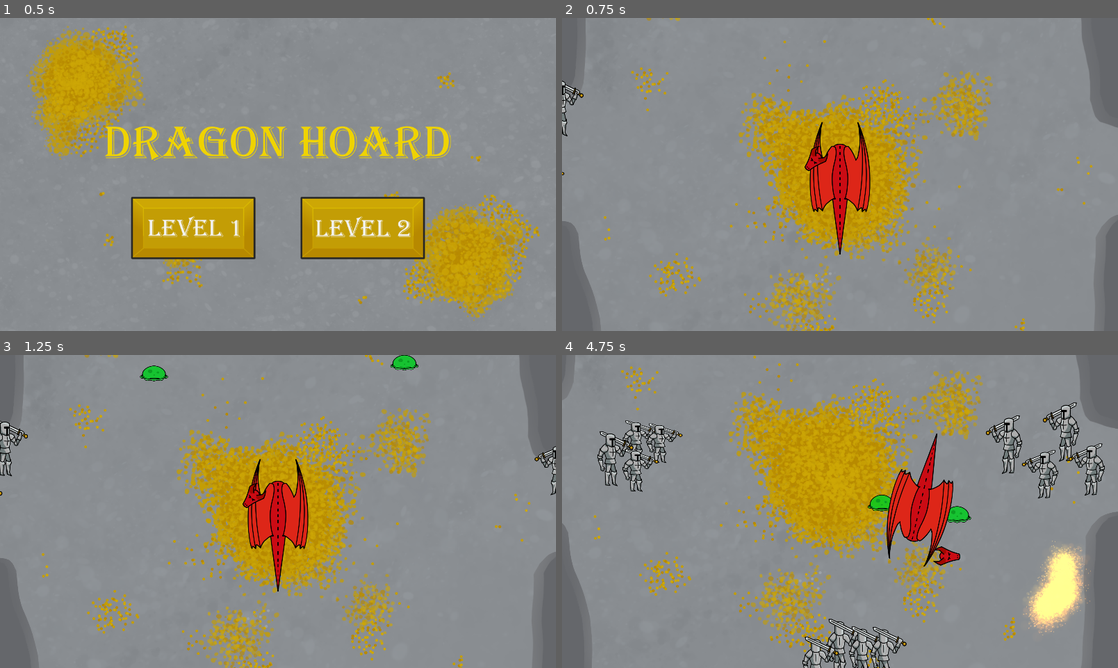
Above: before the commit, frames 1-4 (two rows, left to right).
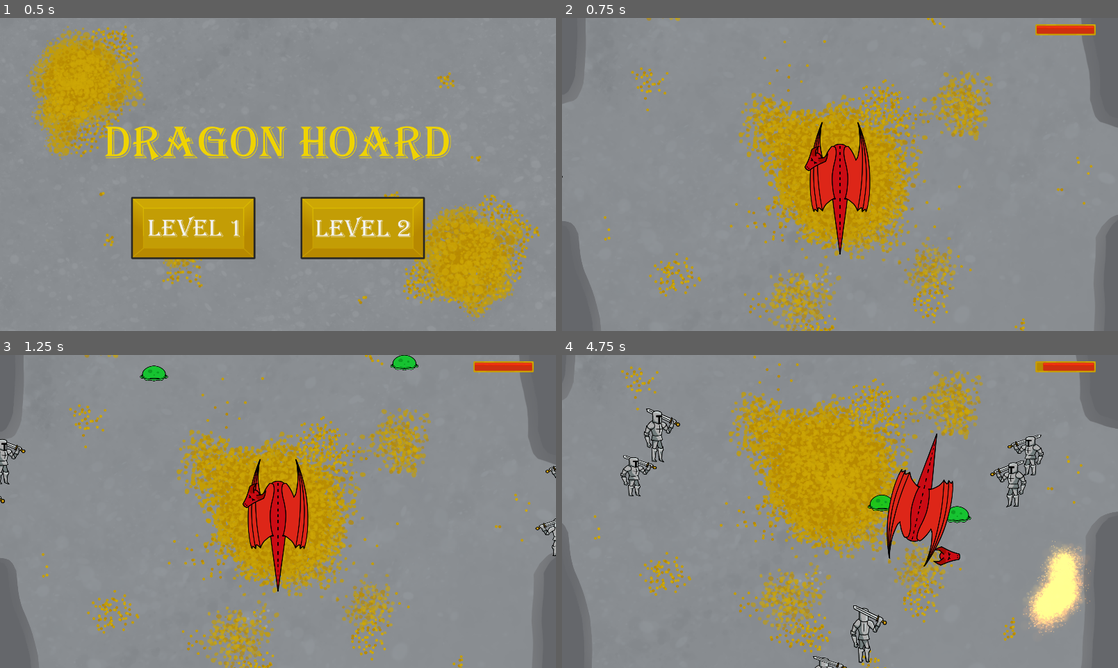
Above: after the commit, the same moments.

Repository: GiantBlargg/DragonHoard
Game: Godot game, scene res://Menu/Menu.tscn
Two runs of this game, one before a commit and one after it. Both use one fixed random seed, a clock stepped at 60 frames per second and the inputs below.
Inputs (mouse positions are in pixels of both pictures, inside the frame that each line leads up to):
- Up to frame 1 (0.5 s): no input
- Up to frame 2 (0.75 s): click (756, 227) at 0.5 s
- Up to frame 3 (1.25 s): no input
- Up to frame 4 (4.75 s): move the mouse to (962, 495) at 1.27 s; hold D (Right) 1.28-2.03 s; click (962, 495) at 1.35 s; move the mouse to (728, 527) at 2.02 s; hold G (Back) 2.03-2.78 s; tap E (Swipe) at 2.1, 3.6 s; move the mouse to (895, 442) at 2.77 s; hold D (Right) 2.78-3.53 s; click (895, 442) at 2.85 s; move the mouse to (812, 574) at 3.52 s; hold T (Forward) 3.53-4.28 s; move the mouse to (1006, 558) at 4.27 s; hold A (Left) from 4.28 s (still down); click (1006, 558) at 4.35 s

Frame 1 is identical in both runs. In frame 2, 0.6% of the frame differs, in the area x 0-96%, y 2-52%; in frame 3, 1.2%; in frame 4, 6.1%, in the area x 6-98%, y 2-100%.

Commit message:
Final Ver

Diff:
--- a/Dragon/DragonBody.gd
+++ b/Dragon/DragonBody.gd
@@ -3,13 +3,20 @@
 @export var speed: float = 500
 @export var turn_speed:float = PI
 @export_range(0, 180, 0.1, "radians") var forward_limit: float = PI/4
-@export var health = 100
+@export var max_health = 100
+var health
 
-signal health_changed(amount:float)
+signal health_changed(amount:float,max:float)
+signal die()
+
+func _ready():
+	health=max_health
 
 func hurt(damage):
 	health -= damage
-	health_changed.emit(health)
+	health_changed.emit(health,max_health)
+	if health <= 0:
+		die.emit()
 
 func _physics_process(delta):
 
--- a/Dragon/DragonBody.tscn
+++ b/Dragon/DragonBody.tscn
@@ -1,12 +1,76 @@
-[gd_scene load_steps=6 format=3 uid="uid://df47tasppgtwm"]
+[gd_scene load_steps=13 format=3 uid="uid://df47tasppgtwm"]
 
 [ext_resource type="Script" path="res://Dragon/DragonBody.gd" id="1_fchby"]
 [ext_resource type="Texture2D" uid="uid://gn3hb46ba70o" path="res://Dragon/dragonParts.png" id="2_vgwjv"]
 [ext_resource type="PackedScene" uid="uid://dgi8kqqh3ldie" path="res://Dragon/DragonHead.tscn" id="3_ph38i"]
 [ext_resource type="PackedScene" uid="uid://did0on5ytd3pj" path="res://Dragon/DragonArm.tscn" id="4_ms3j4"]
+[ext_resource type="Texture2D" uid="uid://bxjy13cuqx20l" path="res://Menu/GameOver.png" id="5_wujav"]
+[ext_resource type="Texture2D" uid="uid://3k04s3ilu777" path="res://Dragon/Healthbar.png" id="6_rr5sj"]
+[ext_resource type="Script" path="res://Dragon/HealthBar.gd" id="6_ytp4s"]
+[ext_resource type="Texture2D" uid="uid://bdep42b2dt8kr" path="res://Dragon/Health.png" id="7_xss0j"]
 
 [sub_resource type="CircleShape2D" id="CircleShape2D_mi6pf"]
 radius = 117.273
+
+[sub_resource type="Animation" id="Animation_g6mds"]
+length = 0.001
+tracks/0/type = "value"
+tracks/0/imported = false
+tracks/0/enabled = true
+tracks/0/path = NodePath("Health:position")
+tracks/0/interp = 1
+tracks/0/loop_wrap = true
+tracks/0/keys = {
+"times": PackedFloat32Array(0),
+"transitions": PackedFloat32Array(1),
+"update": 0,
+"values": [Vector2(0, 0)]
+}
+tracks/1/type = "value"
+tracks/1/imported = false
+tracks/1/enabled = true
+tracks/1/path = NodePath("Health:scale")
+tracks/1/interp = 1
+tracks/1/loop_wrap = true
+tracks/1/keys = {
+"times": PackedFloat32Array(0),
+"transitions": PackedFloat32Array(1),
+"update": 0,
+"values": [Vector2(1, 1)]
+}
+
+[sub_resource type="Animation" id="Animation_2qjvs"]
+resource_name = "health"
+tracks/0/type = "value"
+tracks/0/imported = false
+tracks/0/enabled = true
+tracks/0/path = NodePath("Health:position")
+tracks/0/interp = 1
+tracks/0/loop_wrap = true
+tracks/0/keys = {
+"times": PackedFloat32Array(0, 1),
+"transitions": PackedFloat32Array(1, 1),
+"update": 0,
+"values": [Vector2(0, 0), Vector2(110, 0)]
+}
+tracks/1/type = "value"
+tracks/1/imported = false
+tracks/1/enabled = true
+tracks/1/path = NodePath("Health:scale")
+tracks/1/interp = 1
+tracks/1/loop_wrap = true
+tracks/1/keys = {
+"times": PackedFloat32Array(0, 1),
+"transitions": PackedFloat32Array(1, 1),
+"update": 0,
+"values": [Vector2(1, 1), Vector2(1.99298e-05, 1)]
+}
+
+[sub_resource type="AnimationLibrary" id="AnimationLibrary_w3ud8"]
+_data = {
+"RESET": SubResource("Animation_g6mds"),
+"health": SubResource("Animation_2qjvs")
+}
 
 [node name="DragonBody" type="CharacterBody2D" groups=["Dragon"]]
 z_index = 5
@@ -31,3 +95,42 @@
 
 [node name="DragonHead" parent="." instance=ExtResource("3_ph38i")]
 position = Vector2(3, -170)
+
+[node name="UI" type="CanvasLayer" parent="."]
+
+[node name="Control" type="Control" parent="UI"]
+layout_mode = 3
+anchors_preset = 8
+anchor_left = 0.5
+anchor_top = 0.5
+anchor_right = 0.5
+anchor_bottom = 0.5
+grow_horizontal = 2
+grow_vertical = 2
+
+[node name="GameOver" type="Sprite2D" parent="UI/Control"]
+visible = false
+z_index = 15
+z_as_relative = false
+scale = Vector2(1.667, 1.667)
+texture = ExtResource("5_wujav")
+
+[node name="Node2D" type="Node2D" parent="UI/Control"]
+position = Vector2(865, -555)
+script = ExtResource("6_ytp4s")
+
+[node name="Healthbar" type="Sprite2D" parent="UI/Control/Node2D"]
+texture = ExtResource("6_rr5sj")
+
+[node name="Health" type="Sprite2D" parent="UI/Control/Node2D"]
+texture = ExtResource("7_xss0j")
+
+[node name="AnimationPlayer" type="AnimationPlayer" parent="UI/Control/Node2D"]
+autoplay = "health"
+playback_process_mode = 2
+libraries = {
+"": SubResource("AnimationLibrary_w3ud8")
+}
+
+[connection signal="die" from="." to="UI/Control/GameOver" method="set_visible" binds= [true]]
+[connection signal="health_changed" from="." to="UI/Control/Node2D" method="set_health"]
--- a/Dragon/DragonHead.tscn
+++ b/Dragon/DragonHead.tscn
@@ -38,9 +38,6 @@
 angle_max = 180.0
 scale_curve = SubResource("CurveTexture_hu2bg")
 color_ramp = SubResource("GradientTexture1D_xarpe")
-collision_mode = 1
-collision_friction = 0.0
-collision_bounce = 0.0
 
 [node name="DragonHead" type="Node2D"]
 
--- /dev/null
+++ b/Dragon/HealthBar.gd
@@ -0,0 +1,6 @@
+extends Node2D
+
+@onready var anim: AnimationPlayer = $AnimationPlayer
+
+func set_health(value:float,max:float):
+	anim.seek((max-value)/max,true)
--- a/Dragon/Healthbar.tscn
+++ /dev/null
@@ -1,12 +0,0 @@
-[gd_scene load_steps=3 format=3 uid="uid://emuve7c48p2t"]
-
-[ext_resource type="Texture2D" uid="uid://3k04s3ilu777" path="res://Dragon/Healthbar.png" id="1_lhdsw"]
-[ext_resource type="Texture2D" uid="uid://bdep42b2dt8kr" path="res://Dragon/Health.png" id="2_geys7"]
-
-[node name="Node2D" type="Node2D"]
-
-[node name="Healthbar" type="Sprite2D" parent="."]
-texture = ExtResource("1_lhdsw")
-
-[node name="Health" type="Sprite2D" parent="."]
-texture = ExtResource("2_geys7")
--- a/Knight/Knight.gd
+++ b/Knight/Knight.gd
@@ -13,6 +13,7 @@
 @export var type: KnightType = KnightType.Regular
 @export var damage: float = 5
 
+var can_damage = true
 var timer: float = 0
 var dir: Vector2 = Vector2.RIGHT
 var is_dead: bool = false
@@ -40,11 +41,13 @@
 	if wait_time + jump_time == 0:
 		get_direction()
 		velocity = dir * jump_distance
+		can_damage = true
 	else:
 		timer += delta
 		if timer > wait_time + jump_time:
 			timer = fmod(timer, wait_time + jump_time)
 			get_direction()
+			can_damage = true
 
 		if timer <= wait_time:
 			get_direction()
@@ -54,11 +57,14 @@
 
 	move_and_slide()
 
-	for i in get_slide_collision_count():
-		var collision = get_slide_collision(i).get_collider()
-		if collision.has_method("hurt"):
-			dir = -dir
-			collision.hurt(damage)
+	if can_damage:
+		for i in get_slide_collision_count():
+			var collision = get_slide_collision(i).get_collider()
+			if collision.has_method("hurt"):
+				dir = -dir
+				collision.hurt(damage)
+				can_damage = false
+				break
 
 func swipe():
 	if type == KnightType.Slime:
--- a/Knight/Slime.tscn
+++ b/Knight/Slime.tscn
@@ -76,6 +76,7 @@
 wait_time = 0.0
 jump_time = 0.0
 type = 2
+damage = 0.1
 
 [node name="Node2D" type="Node2D" parent="."]
 
--- a/Levels/Stage.tscn
+++ b/Levels/Stage.tscn
@@ -2,9 +2,9 @@
 
 [ext_resource type="Texture2D" uid="uid://d0de3ld66de72" path="res://Levels/Stage.png" id="1_r0l63"]
 [ext_resource type="PackedScene" uid="uid://df47tasppgtwm" path="res://Dragon/DragonBody.tscn" id="2_atyay"]
-[ext_resource type="PackedScene" uid="uid://bofd4vplky8hj" path="res://Knight/Knight.tscn" id="3_22ise"]
 [ext_resource type="PackedScene" uid="uid://b3tknc376el6t" path="res://Knight/Slime.tscn" id="4_nkmbs"]
 [ext_resource type="AudioStream" uid="uid://4e5lejl6shwu" path="res://Levels/Strength of the Titans.mp3" id="5_2r8h2"]
+[ext_resource type="Script" path="res://Levels/LevelManager.gd" id="5_qdhxv"]
 
 [sub_resource type="OccluderPolygon2D" id="OccluderPolygon2D_qhkmg"]
 polygon = PackedVector2Array(-1109, -244, -1016, -271, -987, -335, -977, -477, -974, -669, -940, -787, -862, -867, -772, -914, -609, -932, -468, -958, -366, -976, -247, -979, -213, -1014, -193, -1103, -1110, -1103)
@@ -33,7 +33,7 @@
 normal = Vector2(0, 1)
 distance = -1100.0
 
-[node name="Node2D" type="Node2D"]
+[node name="root" type="Node2D"]
 y_sort_enabled = true
 
 [node name="StaticBody2D" type="StaticBody2D" parent="."]
@@ -89,54 +89,6 @@
 [node name="CollisionShape2D4" type="CollisionShape2D" parent="StaticBody2D2"]
 shape = SubResource("WorldBoundaryShape2D_hd8wg")
 
-[node name="Knight" parent="." instance=ExtResource("3_22ise")]
-position = Vector2(-1153, -169)
-
-[node name="Knight2" parent="." instance=ExtResource("3_22ise")]
-position = Vector2(-1244, -177)
-
-[node name="Knight3" parent="." instance=ExtResource("3_22ise")]
-position = Vector2(-1249, 3)
-
-[node name="Knight4" parent="." instance=ExtResource("3_22ise")]
-position = Vector2(-1152, 22)
-
-[node name="Knight5" parent="." instance=ExtResource("3_22ise")]
-position = Vector2(-179, 1194)
-
-[node name="Knight6" parent="." instance=ExtResource("3_22ise")]
-position = Vector2(-57, 1198)
-
-[node name="Knight7" parent="." instance=ExtResource("3_22ise")]
-position = Vector2(95, 1207)
-
-[node name="Knight8" parent="." instance=ExtResource("3_22ise")]
-position = Vector2(235, 1201)
-
-[node name="Knight9" parent="." instance=ExtResource("3_22ise")]
-position = Vector2(1299, 54)
-
-[node name="Knight10" parent="." instance=ExtResource("3_22ise")]
-position = Vector2(1296, -104)
-
-[node name="Knight11" parent="." instance=ExtResource("3_22ise")]
-position = Vector2(1168, -106)
-
-[node name="Knight12" parent="." instance=ExtResource("3_22ise")]
-position = Vector2(1167, 56)
-
-[node name="Knight13" parent="." instance=ExtResource("3_22ise")]
-position = Vector2(-159, -1222)
-
-[node name="Knight14" parent="." instance=ExtResource("3_22ise")]
-position = Vector2(-59, -1226)
-
-[node name="Knight15" parent="." instance=ExtResource("3_22ise")]
-position = Vector2(45, -1226)
-
-[node name="Knight16" parent="." instance=ExtResource("3_22ise")]
-position = Vector2(153, -1218)
-
 [node name="CharacterBody2D" parent="." instance=ExtResource("4_nkmbs")]
 position = Vector2(-613, -677)
 
@@ -147,3 +99,35 @@
 stream = ExtResource("5_2r8h2")
 volume_db = -5.0
 autoplay = true
+
+[node name="Entrances" type="Node2D" parent="." node_paths=PackedStringArray("entrances")]
+script = ExtResource("5_qdhxv")
+entrances = [NodePath("Node2D"), NodePath("Node2D2"), NodePath("Node2D3"), NodePath("Node2D4"), NodePath("Node2D5"), NodePath("Node2D6"), NodePath("Node2D7"), NodePath("Node2D8")]
+
+[node name="Node2D" type="Node2D" parent="Entrances"]
+position = Vector2(-1163, -155)
+
+[node name="Node2D2" type="Node2D" parent="Entrances"]
+position = Vector2(-1159, 47)
+
+[node name="Node2D3" type="Node2D" parent="Entrances"]
+position = Vector2(-106, 1154)
+
+[node name="Node2D4" type="Node2D" parent="Entrances"]
+position = Vector2(112, 1147)
+
+[node name="Node2D5" type="Node2D" parent="Entrances"]
+position = Vector2(1172, 96)
+
+[node name="Node2D6" type="Node2D" parent="Entrances"]
+position = Vector2(1168, -93)
+
+[node name="Node2D7" type="Node2D" parent="Entrances"]
+position = Vector2(151, -1189)
+
+[node name="Node2D8" type="Node2D" parent="Entrances"]
+position = Vector2(-76, -1191)
+
+[node name="Timer" type="Timer" parent="Entrances"]
+process_callback = 0
+wait_time = 5.0
--- a/Levels/Stage2.tscn
+++ b/Levels/Stage2.tscn
@@ -50,6 +50,7 @@
 distance = -2000.0
 
 [node name="Node2D" type="Node2D"]
+y_sort_enabled = true
 
 [node name="StaticBody2D" type="StaticBody2D" parent="."]
 
Not shown, changed: export_presets.cfg
